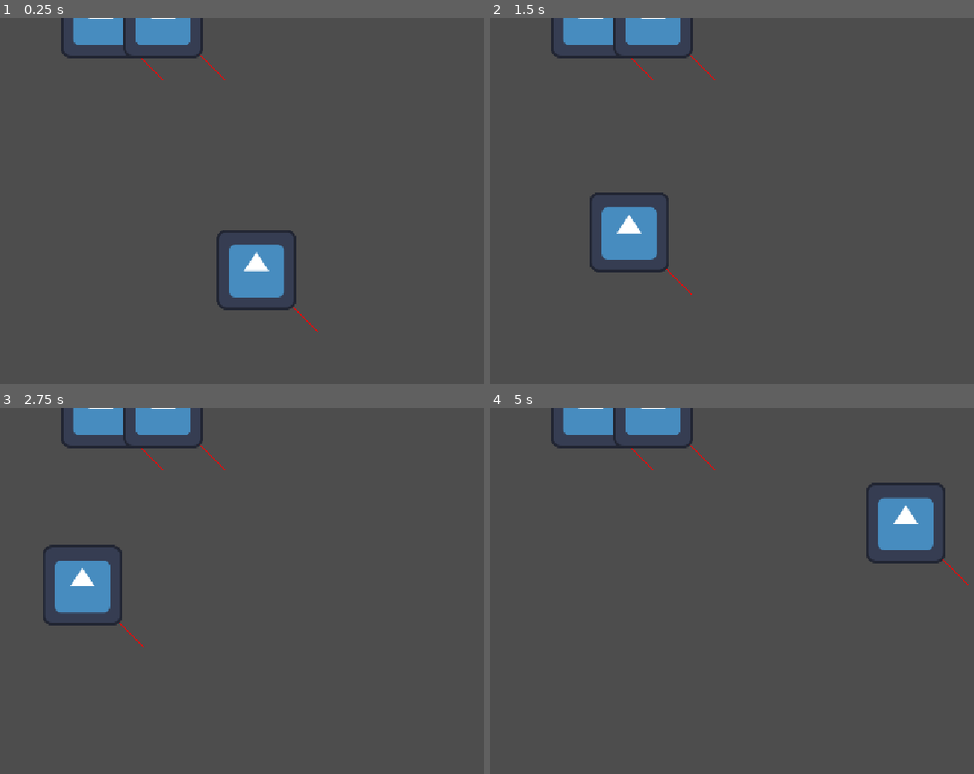
Above: before the commit, frames 1-4 (two rows, left to right).
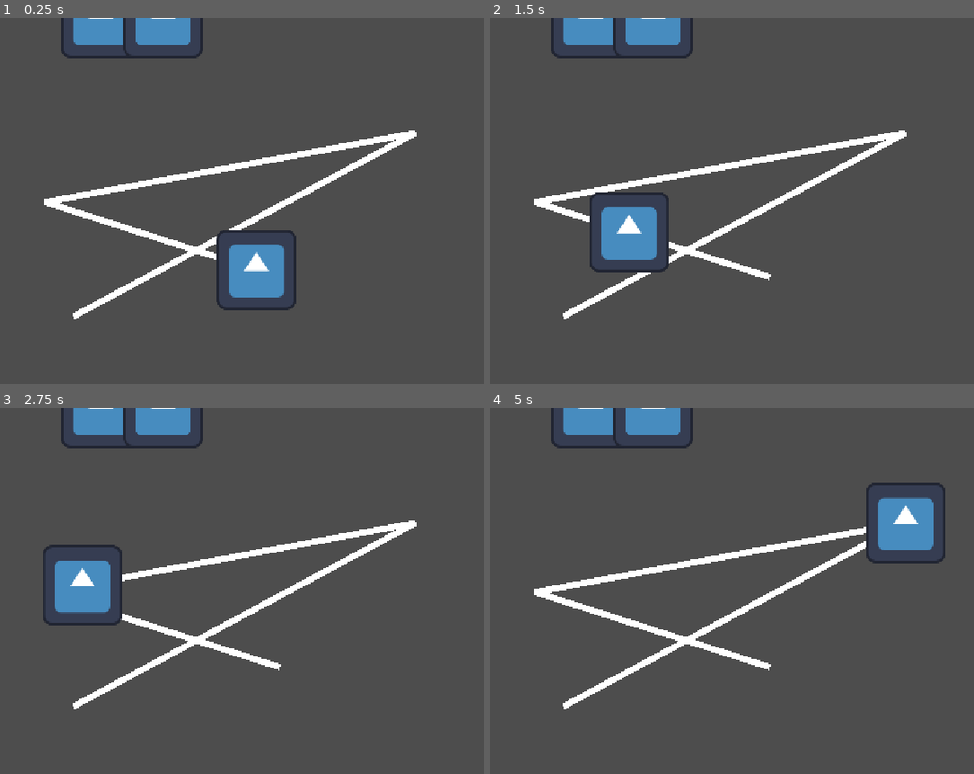
Above: after the commit, the same moments.

Repository: Novali91/CameraGame
Game: Godot game, scene res://game_manager.tscn
The game is run twice, just before and just after one commit, with the same random seed, the same clock (stepped at 60 frames per second) and the same inputs. The engine's default icon, where the game draws it, is replaced by a stand-in: a white triangle on a blue panel in a dark square.
Inputs:
- Up to frame 1 (0.25 s): no input
- Up to frame 2 (1.5 s): no input
- Up to frame 3 (2.75 s): no input
- Up to frame 4 (5 s): no input

The runs differ from the first frame. In frame 1, 3.2% of the frame differs, in the area x 9-87%, y 9-86%; in frame 2, 3.1%; in frame 3, 3.0%; in frame 4, 3.3%, in the area x 9-99%, y 9-83%.

Commit message:
Added path visualization

Diff:
--- a/game_manager.gd
+++ b/game_manager.gd
@@ -1,5 +1,6 @@
 extends Node
 var recording_time: float = 0
+@export var route_vis: Line2D
 
 func _process(delta: float) -> void:
 	recording_time += delta
--- a/game_manager.tscn
+++ b/game_manager.tscn
@@ -24,8 +24,9 @@
 travel_node_path = NodePath("../../Travel Nodes/LocD")
 time = 7.5
 
-[node name="GameManager" type="Node2D" unique_id=1922977521]
+[node name="GameManager" type="Node2D" unique_id=1922977521 node_paths=PackedStringArray("route_vis")]
 script = ExtResource("1_70yv6")
+route_vis = NodePath("Route Visualization")
 
 [node name="People" type="Node" parent="." unique_id=443070008]
 
@@ -52,3 +53,6 @@
 
 [node name="LocD" parent="Travel Nodes" unique_id=1978150333 instance=ExtResource("3_d5upp")]
 position = Vector2(256, 478)
+
+[node name="Route Visualization" type="Line2D" parent="." unique_id=1438070625]
+points = PackedVector2Array(587, 415, 211, 295, 805, 184, 256, 478)
--- a/person.gd
+++ b/person.gd
@@ -1,12 +1,28 @@
+@tool
 extends Node2D
 class_name Person
 
 @export var route: Array[Keyframe] = []
+var selected_from_person_editor: bool = false
 
 func _ready() -> void:
 	pass
 
 func _process(_delta: float) -> void:
+	if Engine.is_editor_hint():
+		if selected_from_person_editor:
+			display_route()
+	else:
+		travel()
+
+
+func display_route():
+	var route_vis = get_node("../../Route Visualization") #yeah ik this is bad practice but I couldnt find any other way to do it in-editor
+	route_vis.clear_points()
+	for keyframe in route:
+		route_vis.add_point(get_travel_node(keyframe).position)
+
+func travel():
 	var keyframe_a
 	var keyframe_b
 	for keyframe_index in range(route.size()-1):
@@ -16,8 +32,8 @@
 			var travel_max_time = keyframe_b.time - keyframe_a.time
 			var travel_time = GameManager.recording_time - keyframe_a.time
 			var travel_progress = travel_time / travel_max_time
-			position = lerp((get_node(keyframe_a.travel_node_path) as TravelNode).position,(get_node(keyframe_b.travel_node_path) as TravelNode).position,travel_progress)
+			position = lerp(get_travel_node(keyframe_a).position,get_travel_node(keyframe_b).position,travel_progress)
 			break
 
-func _draw() -> void:
-	draw_line(Vector2(0,0),Vector2(100,100),Color.RED)
+func get_travel_node(keyframe: Keyframe) -> TravelNode:
+	return get_node(keyframe.travel_node_path) as TravelNode
--- a/person_editor.gd
+++ b/person_editor.gd
@@ -6,6 +6,7 @@
 var selected_person: Person
 var root: Node = EditorInterface.get_edited_scene_root()
 var people: Array[Person] = []
+var route_vis: Line2D = root.get_node("Route Visualization")
 
 func _run():
 	window = Window.new()
@@ -29,9 +30,14 @@
 	for cur_person in people:
 		person_selector.add_item(cur_person.name)
 	selected_person = people[0]
+	select_person(0)
 	person_selector.item_selected.connect(select_person)
 	person_selector.position.y = 50
 	window.add_child(person_selector)
+
+	selected_person.get_travel_node(selected_person.route[0])
+	#for keyframe in selected_person.route:
+	#	route_vis.add_point(Person.ge)
 
 func add_keyframe():
 	var temp = selected_person.route.duplicate()
@@ -40,4 +46,6 @@
 	selected_person.route = temp
 
 func select_person(index: int):
+	selected_person.selected_from_person_editor = false
 	selected_person = people[index]
+	selected_person.selected_from_person_editor = true
Not shown, added: 01_Assets/music/europa_title.wav.import
